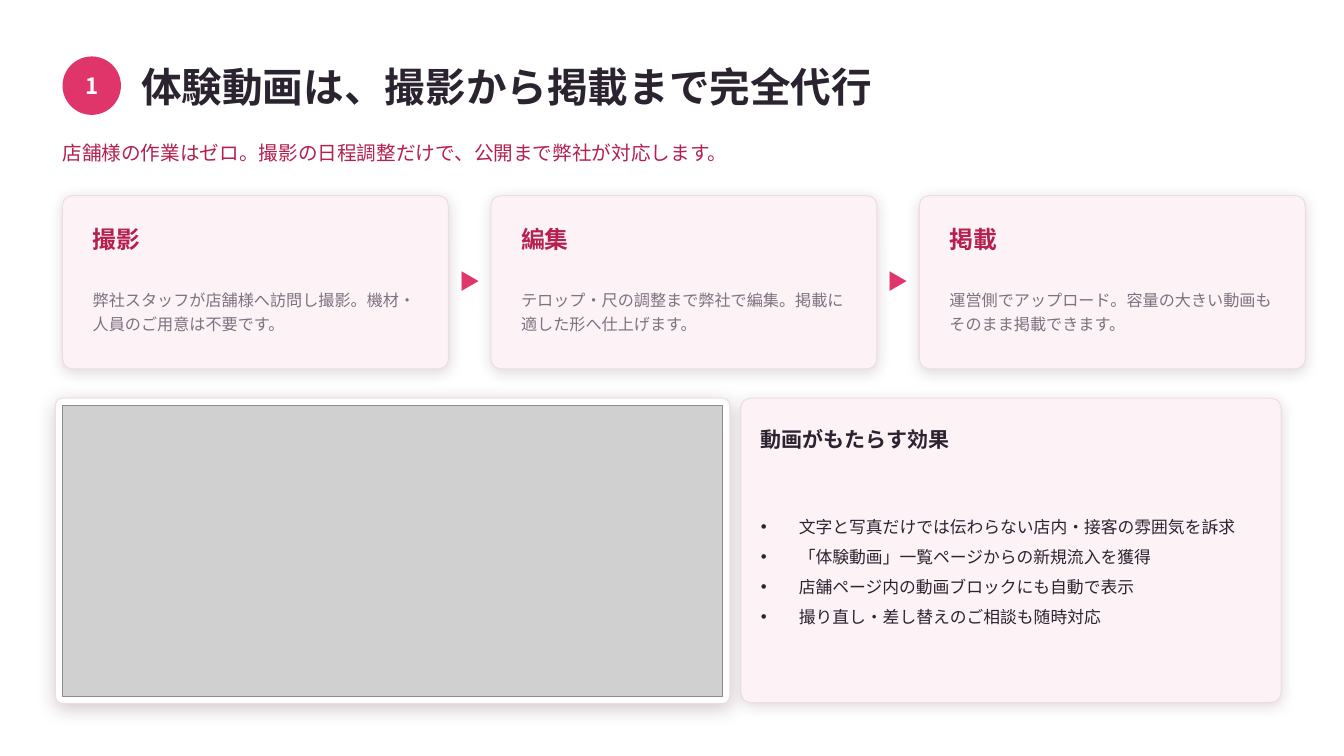
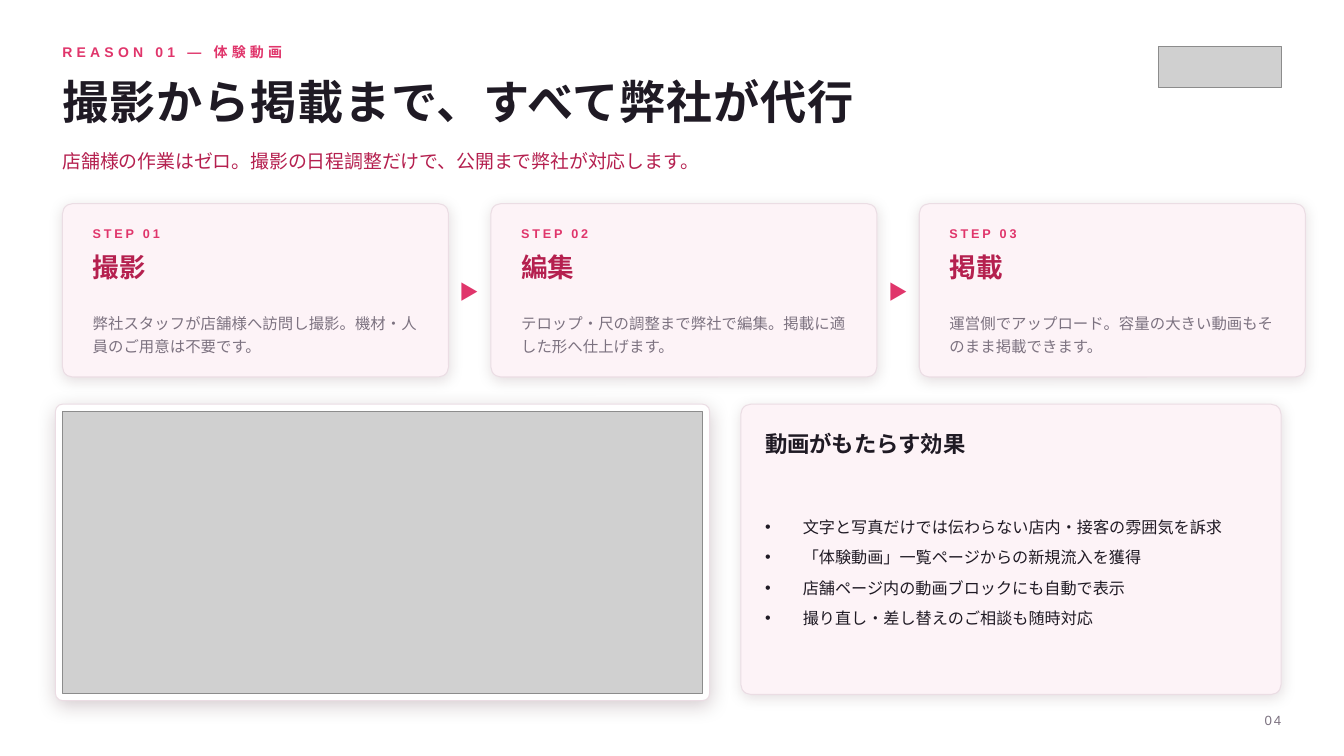
Before and after one commit to kanabun-git/ume, a slide deck: slide 4 of docs/fuzokuzero_sales_deck.pptx. Drawn at 1344x756 pixels with LibreOffice and Linux fonts; fonts in the diff are those of the drawing; grey boxes stand for pictures. Boxes give left, top, right and bottom in pixels: in the first picture for what was removed or moved away, otherwise in the second. Text is boxed around its words. In the diff, an @@ line names an element or a change of style, - is before the commit and + after.

```diff
--- a/docs/fuzokuzero_sales_deck.pptx
+++ b/docs/fuzokuzero_sales_deck.pptx
@@ text added at [62, 45, 282, 59], 10 pt, text #E0356B, bold @@
+REASON 01 — 体験動画
@@ ellipse removed at [63, 56, 121, 115] @@
@@ picture added at [1158, 46, 1281, 88] @@
@@ text at [62, 79, 853, 124]: text changed; size 29 to 33 pt; text colour #2B2430 to #1F1A24 @@
-体験動画は、撮影から掲載まで完全代行
+撮影から掲載まで、すべて弊社が代行
@@ text removed at [85, 77, 98, 94] @@
-1
@@ text "店舗様の作業はゼロ。撮影の日程調整だけで、公開まで弊社が対応します。": place and size @@
-text "店舗様の作業はゼロ。撮影の日程調整だけで、公開まで弊社が対応します。" at [62, 143, 727, 162]
+text "店舗様の作業はゼロ。撮影の日程調整だけで、公開まで弊社が対応します。" at [62, 152, 699, 170]
@@ text "店舗様の作業はゼロ。撮影の日程調整だけで、公開まで弊社が対応します。" at [62, 152, 699, 170]: size 14 to 13.5 pt; line spacing 1 to 1.2; vertical alignment middle to top @@
@@ 3 rounded rectangles, 2 texts: place and size @@
-3 rounded rectangles, 2 texts at [63, 196, 1306, 369]
+3 rounded rectangles, 2 texts at [63, 204, 1306, 377]
@@ fill #FDF2F6 to #FDF3F7; outline #EDDCE4 0.75 pt to #EBDDE4 0.75 pt; shadow changed in 3 elements at [63, 204, 449, 377], [491, 204, 877, 377], [920, 204, 1306, 377] @@
@@ text added at [93, 229, 160, 238], 9 pt, text #E0356B, bold @@
+STEP 01
@@ text added at [521, 229, 588, 238], 9 pt, text #E0356B, bold @@
+STEP 02
@@ text added at [949, 229, 1017, 238], 9 pt, text #E0356B, bold @@
+STEP 03
@@ text "▶" at [451, 266, 489, 317]: size 15 to 14 pt @@
@@ text "▶" at [879, 266, 918, 317]: size 15 to 14 pt @@
@@ 3 texts: place and size @@
-3 texts at [93, 224, 997, 254]
+3 texts at [93, 254, 1002, 280]
@@ size 17 to 19 pt in 3 elements at [93, 254, 146, 280], [521, 254, 574, 280], [949, 254, 1002, 280] @@
@@ text "弊社スタッフが店舗様へ訪問し撮影。機材・人員のご用意は不要です。": place and size @@
-text "弊社スタッフが店舗様へ訪問し撮影。機材・人員のご用意は不要です。" at [93, 292, 415, 331]
+text "弊社スタッフが店舗様へ訪問し撮影。機材・人員のご用意は不要です。" at [93, 316, 417, 353]
@@ text "テロップ・尺の調整まで弊社で編集。掲載に適した形へ仕上げます。": place and size @@
-text "テロップ・尺の調整まで弊社で編集。掲載に適した形へ仕上げます。" at [521, 292, 843, 331]
+text "テロップ・尺の調整まで弊社で編集。掲載に適した形へ仕上げます。" at [521, 316, 845, 353]
@@ size 11.5 to 11 pt; line spacing 1.25 to 1.22 in 3 elements at [93, 316, 417, 353], [521, 316, 845, 353], [949, 316, 1272, 353] @@
@@ text "運営側でアップロード。容量の大きい動画もそのまま掲載できます。": place and size @@
-text "運営側でアップロード。容量の大きい動画もそのまま掲載できます。" at [949, 292, 1271, 331]
+text "運営側でアップロード。容量の大きい動画もそのまま掲載できます。" at [949, 316, 1272, 353]
@@ rounded rectangle: place and size @@
-rounded rectangle at [55, 398, 730, 704]
+rounded rectangle at [55, 404, 710, 701]
@@ rounded rectangle at [55, 404, 710, 701]: outline #EDDCE4 0.75 pt to #EBDDE4 0.75 pt; shadow changed; proportions changed @@
@@ picture: place and size @@
-picture at [63, 405, 723, 697]
+picture at [63, 411, 703, 694]
@@ rounded rectangle: place and size @@
-rounded rectangle at [741, 398, 1281, 703]
+rounded rectangle at [741, 404, 1281, 695]
@@ rounded rectangle at [741, 404, 1281, 695]: fill #FDF2F6 to #FDF3F7; outline #EDDCE4 0.75 pt to #EBDDE4 0.75 pt; shadow changed; proportions changed @@
@@ text "動画がもたらす効果" at [765, 433, 965, 454]: size 15 to 16 pt, text colour #2B2430 to #1F1A24 @@
@@ text "文字と写真だけでは伝わらない店内・接客の雰囲気を訴求" at [803, 519, 1222, 626]: size 12 to 11.5 pt, text colour #2B2430 to #1F1A24; more space between paragraphs @@
@@ text added at [1265, 716, 1282, 725], 9.5 pt, text #7C7280 @@
+04
```
Also in this commit, not shown: 13 other slides changed, 8 other files.
